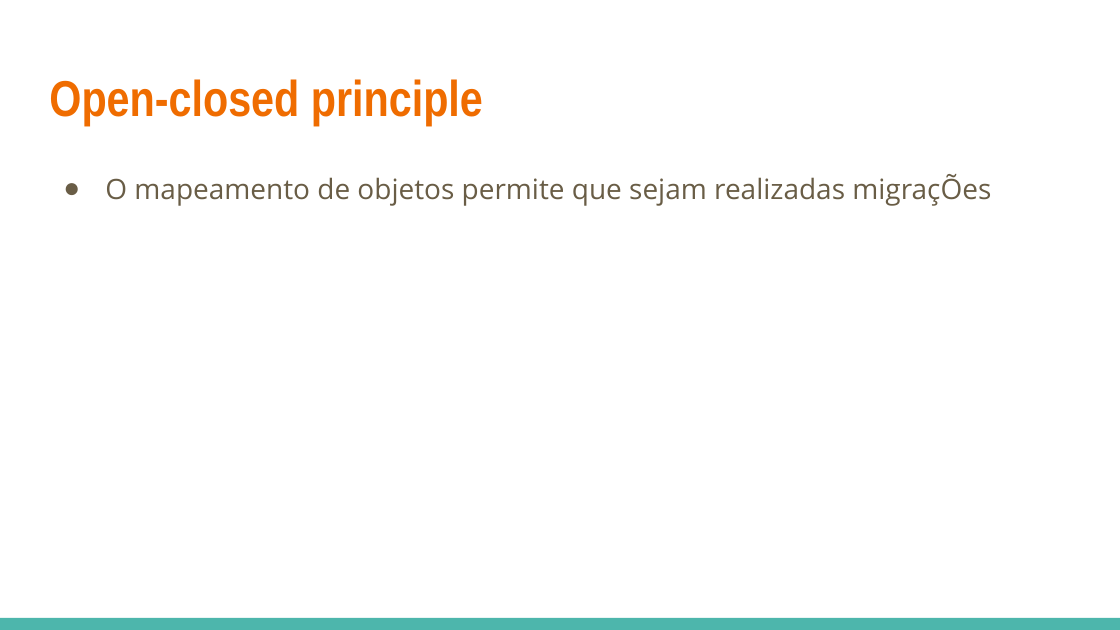
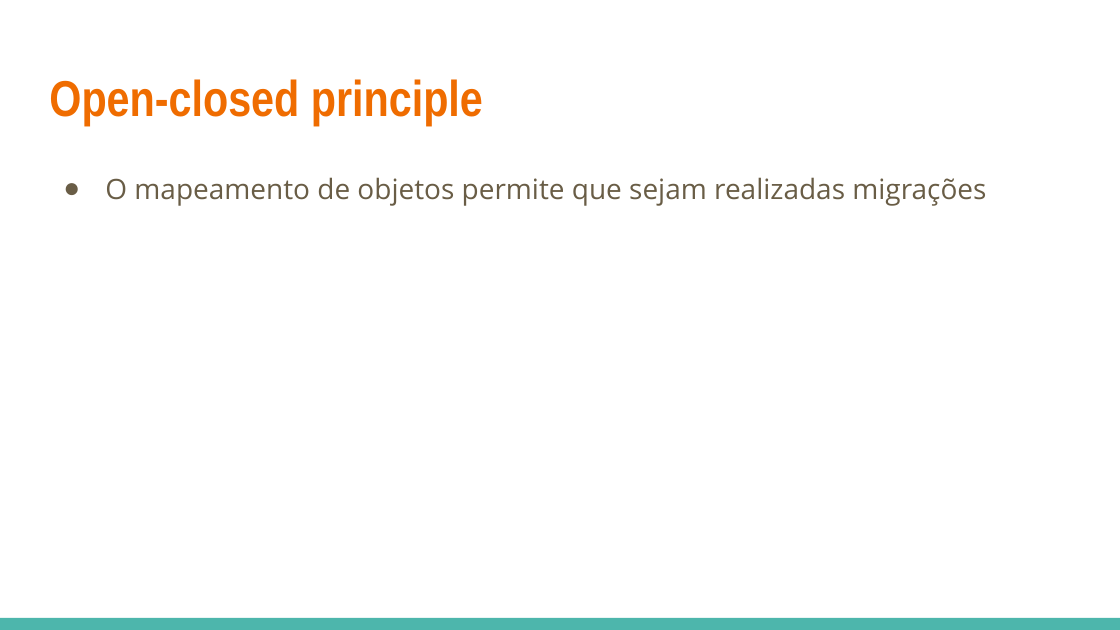
Before and after one commit to HugoBianquini/Projeto-de-Software, a slide deck: slide 13 of Sistema Drugs and Drage ons v_09_11.pptx. Drawn at 1120x630 pixels with LibreOffice and Linux fonts; fonts in the diff are those of the drawing. Boxes give left, top, right and bottom in pixels: in the first picture for what was removed or moved away, otherwise in the second. Text is boxed around its words. In the diff, an @@ line names an element or a change of style, - is before the commit and + after.

```diff
--- a/Sistema Drugs and Drage ons v_09_11.pptx
+++ b/Sistema Drugs and Drage ons v_09_11.pptx
@@ text at [105,177,986,206]: text changed @@
-● O mapeamento de objetos permite que sejam realizadas migraçÕes
+● O mapeamento de objetos permite que sejam realizadas migrações
```
Also in this commit, not shown: 2 other slides changed, 2 other files.
